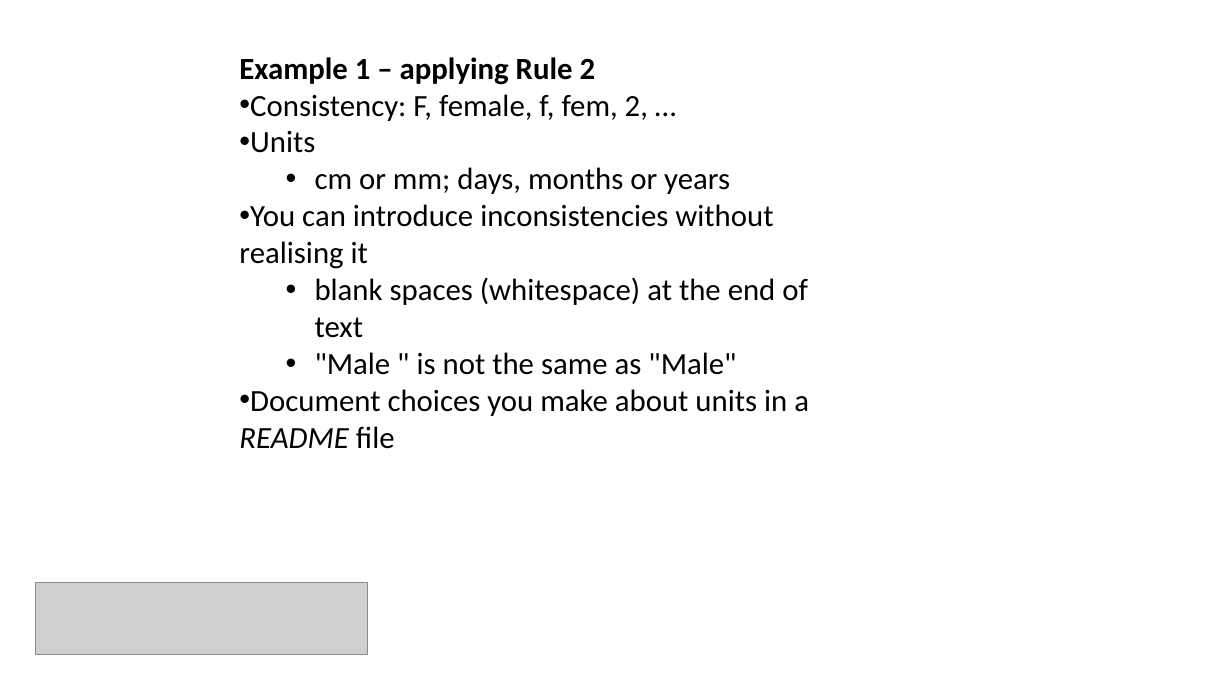
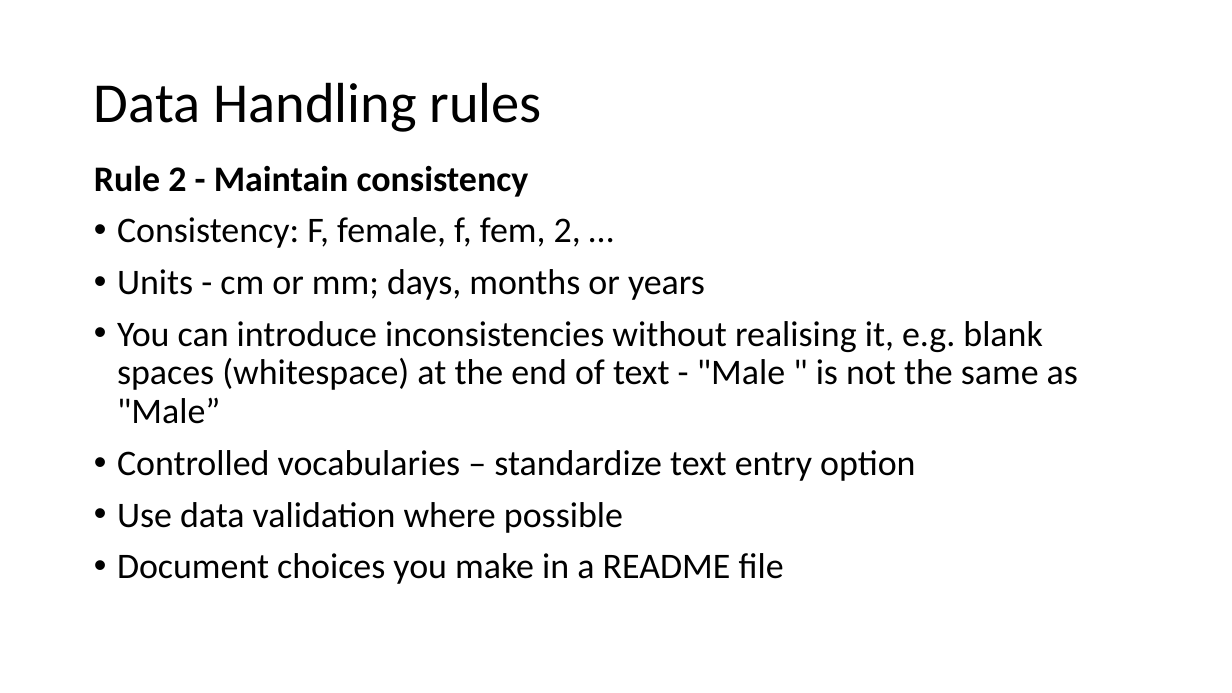
Before and after one commit to bioinformatics-core-shared-training/Managing-your-research-data, a slide deck: slide 12 of data_formatting.pptx (slide 13 before the commit). Drawn at 1232x693 pixels with LibreOffice and Linux fonts; fonts in the diff are those of the drawing; grey boxes stand for pictures; background and template pictures are left out. Boxes give left, top, right and bottom in pixels: in the first picture for what was removed or moved away, otherwise in the second. Text is boxed around its words. In the diff, an @@ line names an element or a change of style, - is before the commit and + after.

Commit message:
Update data formatting slides

```diff
--- a/data_formatting.pptx
+++ b/data_formatting.pptx
@@ title added at [94,82,542,132], 44 pt, text #000000 @@
+Data Handling rules
@@ text "Rule 2 - Maintain consistency": place and size @@
-text "Rule 2 - Maintain consistency" at [239,57,809,449]
+text "Rule 2 - Maintain consistency" at [94,165,1078,584]
@@ text at [94,165,529,197]: text changed; size 24 to 28 pt @@
-Example 1 – applying Rule 2
+Rule 2 - Maintain consistency
@@ text at [117,217,581,248]: size 24 to 28 pt in "Consistency: F, female, f, fem, 2, …"; indent changed; line spacing 1 to 0.9; more space between paragraphs @@
@@ text at [117,269,1078,584]: text changed; size 24 to 28 pt @@
-• Units
-  • cm or mm; days, months or years
-• You can introduce inconsistencies without realising it
-  • blank spaces (whitespace) at the end of text
-  • "Male " is not the same as "Male"
-• Document choices you make about units in a README file
+• Units - cm or mm; days, months or years
+• You can introduce inconsistencies without realising it, e.g. blank spaces (whitespace) at the end of text - "Male " is not the same as "Male”
+• Controlled vocabularies – standardize text entry option
+• Use data validation where possible
+• Document choices you make in a README file
@@ picture removed at [36,582,368,655] @@
```
Also in this commit, not shown: 17 other slides changed, 7 slides added, 13 slides removed, 5 other files.
